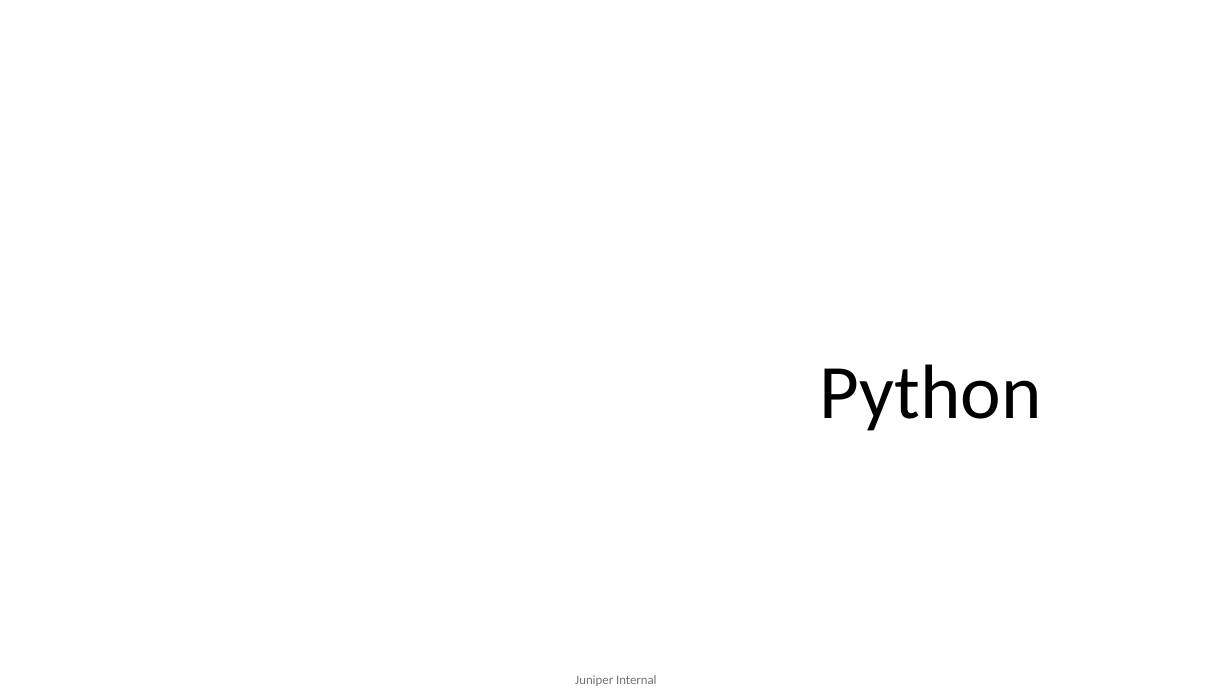
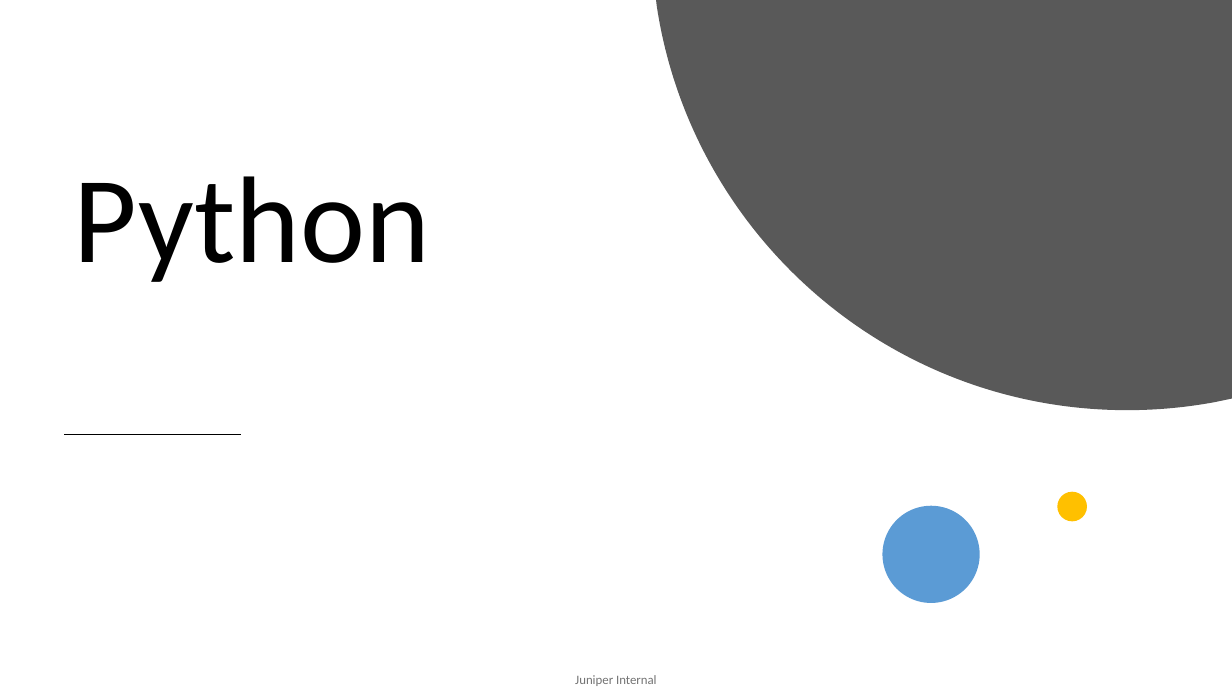
Before and after one commit to mdsathees/python, a slide deck: slide 1 of Python.pptx. Drawn at 1232x693 pixels with LibreOffice and Linux fonts; fonts in the diff are those of the drawing. Boxes give left, top, right and bottom in pixels: in the first picture for what was removed or moved away, otherwise in the second. Text is boxed around its words. In the diff, an @@ line names an element or a change of style, - is before the commit and + after.

```diff
--- a/Python.pptx
+++ b/Python.pptx
@@ freeform shape added at bbox=[656, 0, 1232, 410], fill #595959 @@
@@ text "Python": place and size @@
-text "Python" at bbox=[819, 364, 1041, 431]
+text "Python" at bbox=[74, 176, 430, 282]
@@ text "Python" at bbox=[74, 176, 430, 282]: size 60 to 96 pt; alignment centre to left; more space between paragraphs; vertical alignment bottom to middle @@
@@ line added from (65, 434) to (240, 434), #000000 1.5 pt @@
@@ ellipse added at bbox=[883, 506, 980, 603], fill #5B9BD5 @@
@@ ellipse added at bbox=[1057, 492, 1087, 521], fill #FFC000 @@
```
Also in this commit, not shown: 3 other slides changed, 35 slides added, 12 slides removed.
